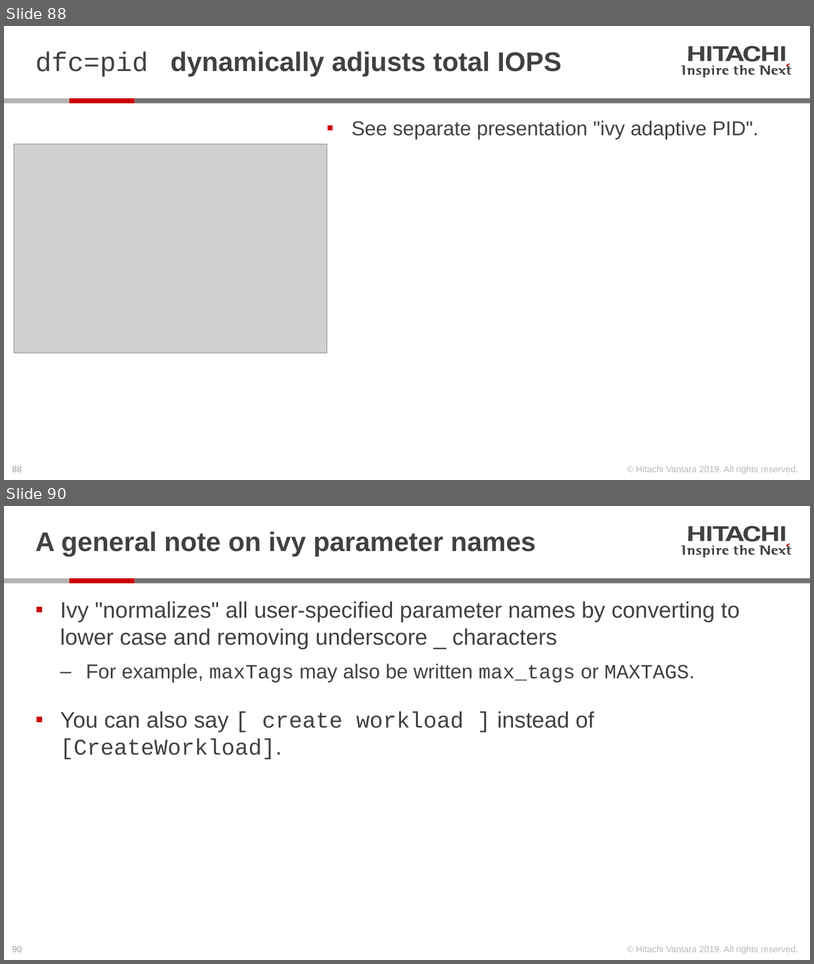
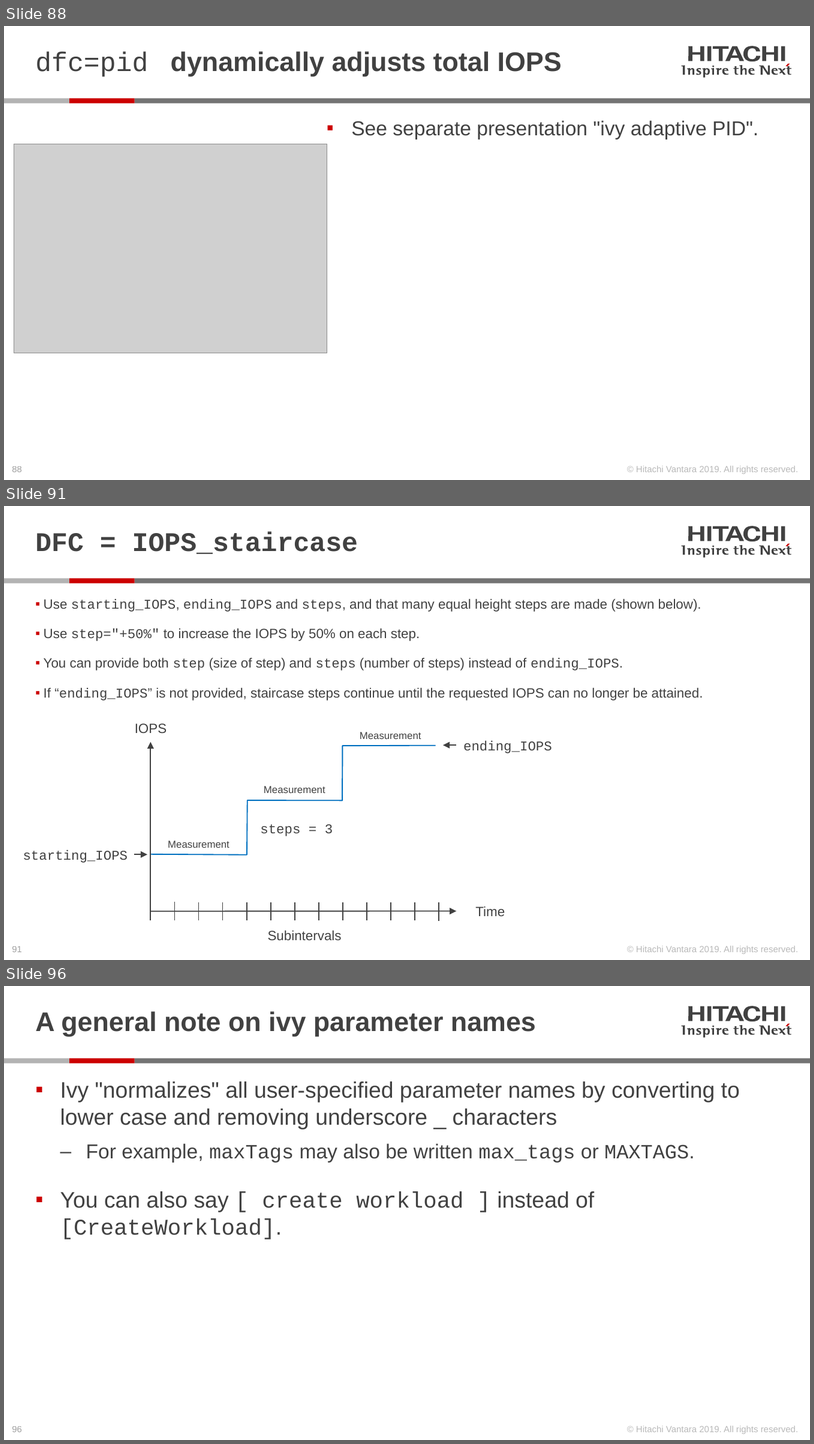
Before and after one commit to Hitachi-Data-Systems/ivy, a slide deck: doc/Programming the ivy engine.pptx. Shown one above the other, each under a label of ours: slides 88 and 90 before the commit, slides 88, 91 and 96 after it; the slides between them are not shown. The pictures are 814x964 and 814x1444 pixels, drawn with LibreOffice and Linux fonts; fonts in the diff are those of the drawing; grey boxes stand for pictures. Boxes give left, top, right and bottom in pixels: in the first picture for what was removed or moved away, otherwise in the second. Text is boxed around its words. In the diff, an @@ line names an element or a change of style, - is before the commit and + after.

Commit message:
completion of DFC=IOPS_staircase
Also:
- added check of CPU core temperature to ivydriver
- changed ivytime to use CLOCK_MONOTONIC_RAW to avoid interlock protocol failures when NTP daemon changes the clock
- upon ivyscript parse error, now echoes ivyscript program to console, & shows point of syntax error

```diff
--- a/doc/Programming the ivy engine.pptx
+++ b/doc/Programming the ivy engine.pptx
@@ slide 91 added at (x1=4, y1=506, x2=810, y2=960), background #FFFFFF; not listed: 28 template elements that a slide beside it also shows @@
@@ title added at (x1=35, y1=532, x2=358, y2=554), 24 pt, text #414141, bold @@
+DFC = IOPS_staircase
@@ text added at (x1=44, y1=598, x2=704, y2=700), 12 pt, text #414141 @@
+▪ Use starting_IOPS, ending_IOPS and steps, and that many equal height steps are made (shown below).
+▪ Use step="+50%" to increase the IOPS by 50% on each step.
+▪ You can provide both step (size of step) and steps (number of steps) instead of ending_IOPS.
+▪ If “ending_IOPS” is not provided, staircase steps continue until the requested IOPS can no longer be attained.
@@ text added at (x1=135, y1=723, x2=167, y2=733), 12 pt, text #414141 @@
+IOPS
@@ text added at (x1=360, y1=732, x2=422, y2=739), 9 pt, text #414141 @@
+Measurement
@@ freeform shape added at (x1=151, y1=745, x2=436, y2=855), outline #0070C0 1 pt @@
@@ arrow added from (151, 902) to (151, 741), #414141 1 pt @@
@@ arrow added from (456, 745) to (443, 745), #414141 1 pt @@
@@ text added at (x1=464, y1=740, x2=552, y2=753), 12 pt, text #414141 @@
+ending_IOPS
@@ text added at (x1=264, y1=786, x2=326, y2=793), 9 pt, text #414141 @@
+Measurement
@@ text added at (x1=260, y1=824, x2=333, y2=836), 12 pt, text #414141 @@
+steps = 3
@@ text added at (x1=168, y1=840, x2=230, y2=847), 9 pt, text #414141 @@
+Measurement
@@ text added at (x1=23, y1=849, x2=128, y2=862), 12 pt, text #414141 @@
+starting_IOPS
@@ arrow added from (134, 855) to (147, 855), #414141 1 pt @@
@@ arrow added from (151, 911) to (456, 911), #414141 1 pt @@
@@ line added from (151, 902) to (151, 919), #414141 1 pt @@
@@ line added from (175, 902) to (175, 919), #414141 1 pt @@
@@ line added from (198, 902) to (198, 919), #414141 1 pt @@
@@ line added from (222, 902) to (222, 919), #414141 1 pt @@
@@ line added from (247, 902) to (247, 919), #414141 1 pt @@
@@ line added from (271, 902) to (271, 919), #414141 1 pt @@
@@ line added from (295, 902) to (295, 919), #414141 1 pt @@
@@ line added from (320, 902) to (320, 921), #414141 1 pt @@
@@ line added from (342, 902) to (342, 921), #414141 1 pt @@
@@ line added from (367, 902) to (367, 921), #414141 1 pt @@
@@ line added from (391, 902) to (391, 921), #414141 1 pt @@
@@ line added from (415, 902) to (415, 921), #414141 1 pt @@
@@ line added from (440, 902) to (440, 921), #414141 1 pt @@
@@ text added at (x1=476, y1=906, x2=505, y2=916), 12 pt, text #414141 @@
+Time
@@ text added at (x1=268, y1=930, x2=342, y2=940), 12 pt, text #414141 @@
+Subintervals
@@ what was slide 90 is now slide 96 @@
@@ page number at (x1=12, y1=1426, x2=22, y2=1432): text changed @@
-90
+96
```
Also in this commit, not shown: 7 slides changed, 5 other slides added, 24 other files.
